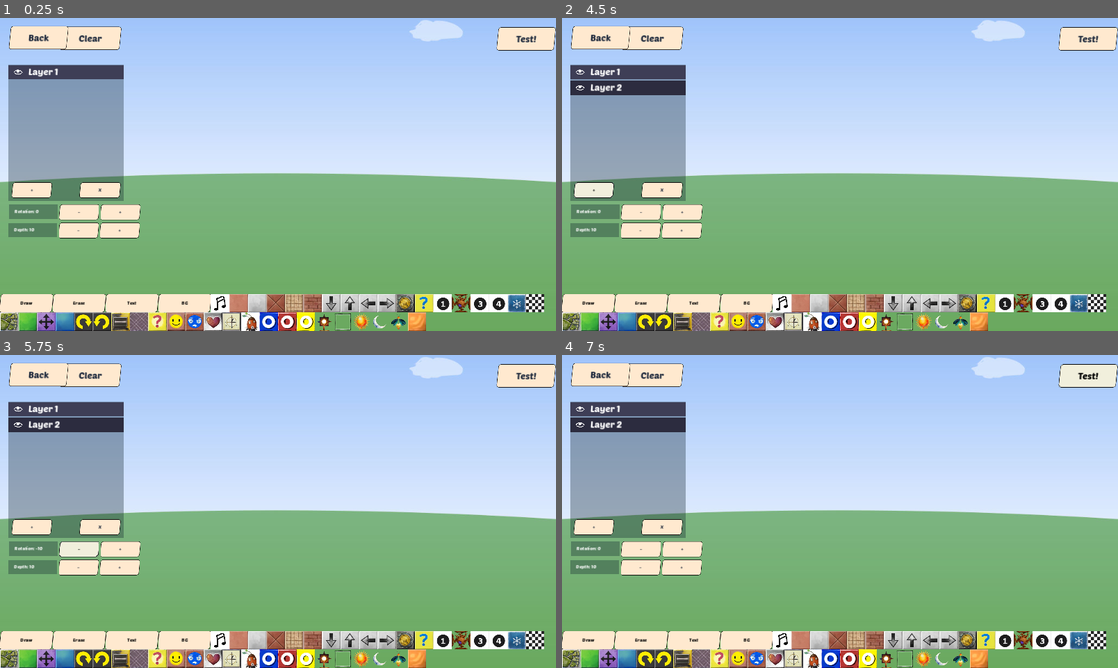
Above: before the commit, frames 1-4 (two rows, left to right).
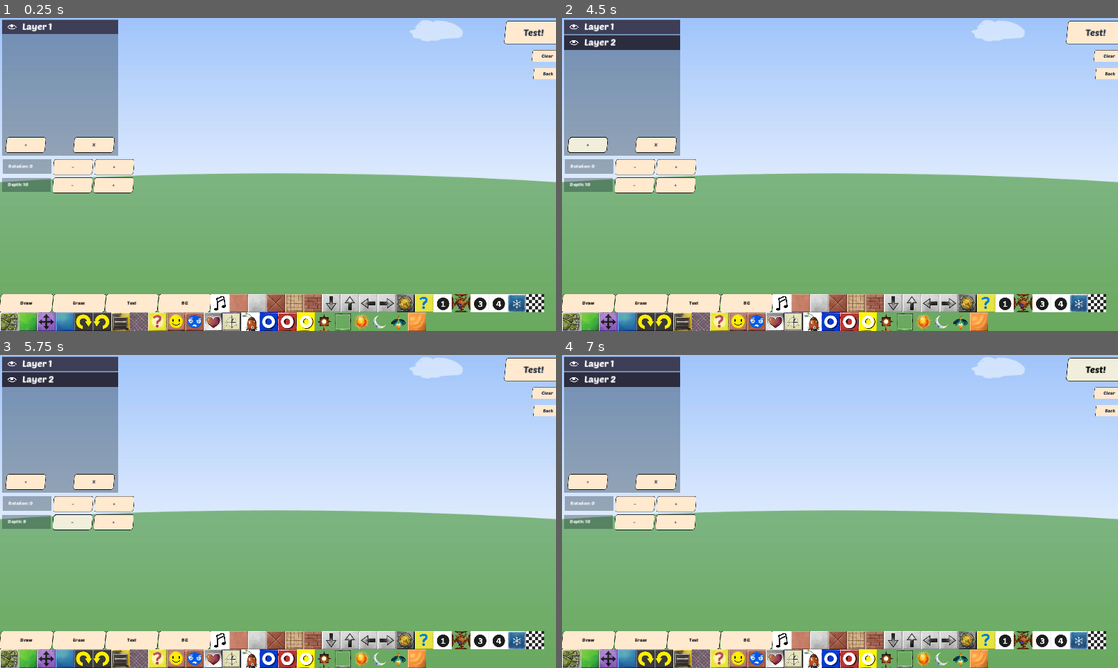
Above: after the commit, the same moments.

Repository: jacob-grahn/platform-racing-4
Game: Godot game, scene res://pages/editor/Editor.tscn
The game is run twice, just before and just after one commit, with the same random seed, the same clock (stepped at 60 frames per second) and the same inputs. This scene is started directly instead of the project's main scene.
Inputs (mouse positions are in pixels of both pictures, inside the frame that each line leads up to; where the layout moved, square brackets give the same spot in the first picture):
- Up to frame 1 (0.25 s): no input
- Up to frame 2 (4.5 s): click "Draw" at 0.5 s; click "Text" at 1.25 s; click "BG" at 2 s; click "Noodletown 4 Remake by Damon …" at 2.75 s; click (623, 27) [628, 71] at 3.5 s; click "+" at 4.25 s
- Up to frame 3 (5.75 s): click "-" at 5 s
- Up to frame 4 (7 s): click "+" at 5.75 s; click "Test!" at 6.5 s

The runs differ from the first frame. In frame 1, 11% of the frame differs, in the area x 0-100%, y 0-71%; in frame 2, 12%; in frame 3, 12%; in frame 4, 12%.
Error in both runs: Attempt to call function 'set_scene' in base 'null instance' on a null instance. (res://singletons/helpers/Helpers.gd:22)

Commit message:
Add files via upload

Diff:
--- a/client/pages/editor/Editor.tscn
+++ b/client/pages/editor/Editor.tscn
@@ -12,6 +12,7 @@
 [ext_resource type="PackedScene" uid="uid://c1an2cgd34sv1" path="res://pages/editor/menu/EditorMenu.tscn" id="8_c5wg3"]
 [ext_resource type="Theme" uid="uid://cf25w553mynfo" path="res://theme.tres" id="8_t266g"]
 [ext_resource type="PackedScene" uid="uid://cntljr72fl7i0" path="res://pages/editor/layer_panel/LayerPanel.tscn" id="11_vx1vu"]
+[ext_resource type="PackedScene" uid="uid://b13rk6odtdct4" path="res://pages/editor/zoom_panel/ZoomPanel.tscn" id="12_iqakr"]
 
 [node name="Editor" type="Node2D"]
 script = ExtResource("1_qeoq7")
@@ -39,28 +40,33 @@
 [node name="EditorMenu" parent="UI" instance=ExtResource("8_c5wg3")]
 
 [node name="LayerPanel" parent="UI" instance=ExtResource("11_vx1vu")]
-position = Vector2(28, 162)
+position = Vector2(7, 6)
+
+[node name="ZoomPanel" parent="UI" instance=ExtResource("12_iqakr")]
+position = Vector2(7, 613)
 
 [node name="Test" type="Button" parent="UI"]
-offset_left = 1718.0
-offset_top = 32.0
-offset_right = 1858.0
-offset_bottom = 112.0
+offset_left = 1744.0
+offset_top = 10.0
+offset_right = 1942.0
+offset_bottom = 90.0
 theme = ExtResource("8_t266g")
 text = "Test!"
 
 [node name="Clear" type="Button" parent="UI"]
-offset_left = 208.0
-offset_top = 30.0
-offset_right = 333.0
-offset_bottom = 110.0
+offset_left = 1838.0
+offset_top = 111.0
+offset_right = 2046.0
+offset_bottom = 191.0
+scale = Vector2(0.5, 0.5)
 theme = ExtResource("8_t266g")
 text = "Clear"
 
 [node name="Back" type="Button" parent="UI"]
-offset_left = 34.0
-offset_top = 28.0
-offset_right = 159.0
-offset_bottom = 108.0
+offset_left = 1843.0
+offset_top = 172.0
+offset_right = 2042.0
+offset_bottom = 252.0
+scale = Vector2(0.5, 0.5)
 theme = ExtResource("8_t266g")
 text = "Back"
--- a/client/pages/editor/EditorCamera.gd
+++ b/client/pages/editor/EditorCamera.gd
@@ -1,12 +1,21 @@
 extends Camera2D
 
-var velocity = 1000
+var velocity = 2000
+var camera_zoom = 1.0
+var camera_speed_multiplier = 1.0
 
 
 func _ready():
 	pass # Replace with function body.
+	set_position_smoothing_enabled(true)
+	set_position_smoothing_speed(7)
 
 
 func _process(delta):
+	set_zoom(Vector2(0.5 * camera_zoom, 0.5 * camera_zoom))
 	var control_vector = Input.get_vector("left", "right", "up", "down")
-	position += control_vector * delta * velocity
+	if Input.is_key_pressed(KEY_CTRL):
+		camera_speed_multiplier = 2.5
+	else:
+		camera_speed_multiplier = 1.0
+	position += control_vector * (velocity * camera_speed_multiplier) * delta
Not shown: 1 places in client/pages/editor/Editor.tscn that only renumber resources
